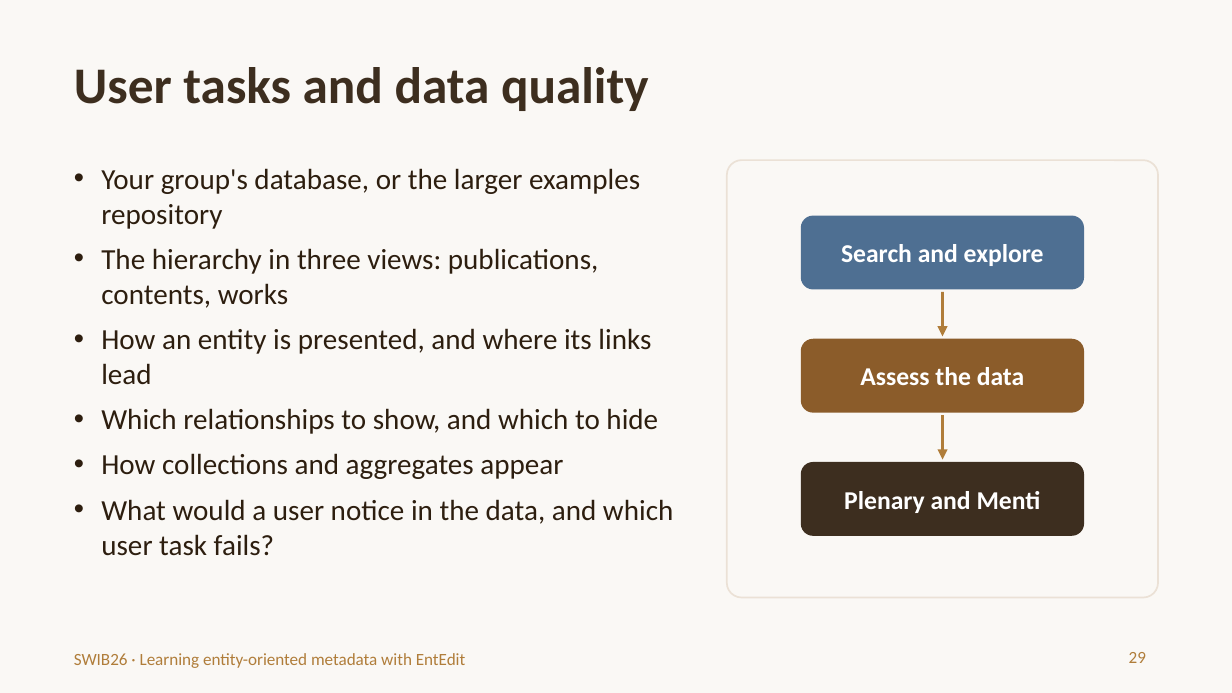
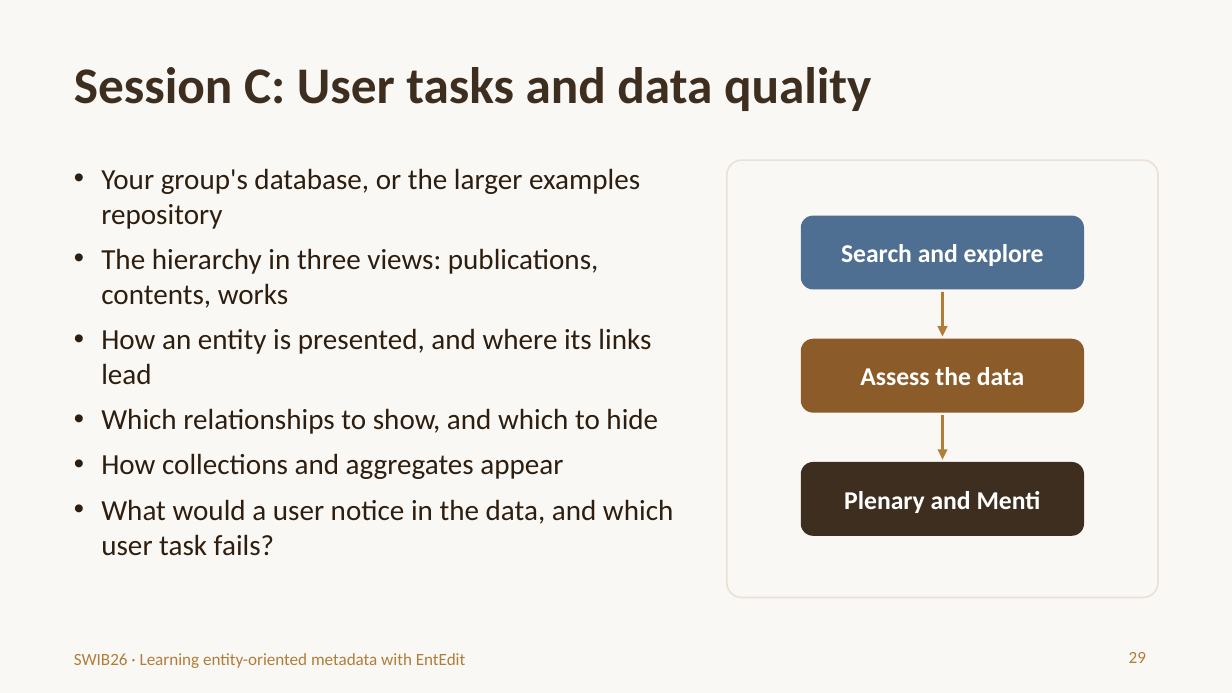
Before and after one commit to trondaal/EntEdit, a slide deck: slide 29 of swib26/EntEdit-SWIB26-introduction.pptx. Drawn at 1232x693 pixels with LibreOffice and Linux fonts; fonts in the diff are those of the drawing. Boxes give left, top, right and bottom in pixels: in the first picture for what was removed or moved away, otherwise in the second. Text is boxed around its words. In the diff, an @@ line names an element or a change of style, - is before the commit and + after.

```diff
--- a/swib26/EntEdit-SWIB26-introduction.pptx
+++ b/swib26/EntEdit-SWIB26-introduction.pptx
@@ title at (x1=74, y1=67, x2=871, y2=111): text changed @@
-User tasks and data quality
+Session C: User tasks and data quality
```
Also in this commit, not shown: 2 other slides changed, 1 slide added.
